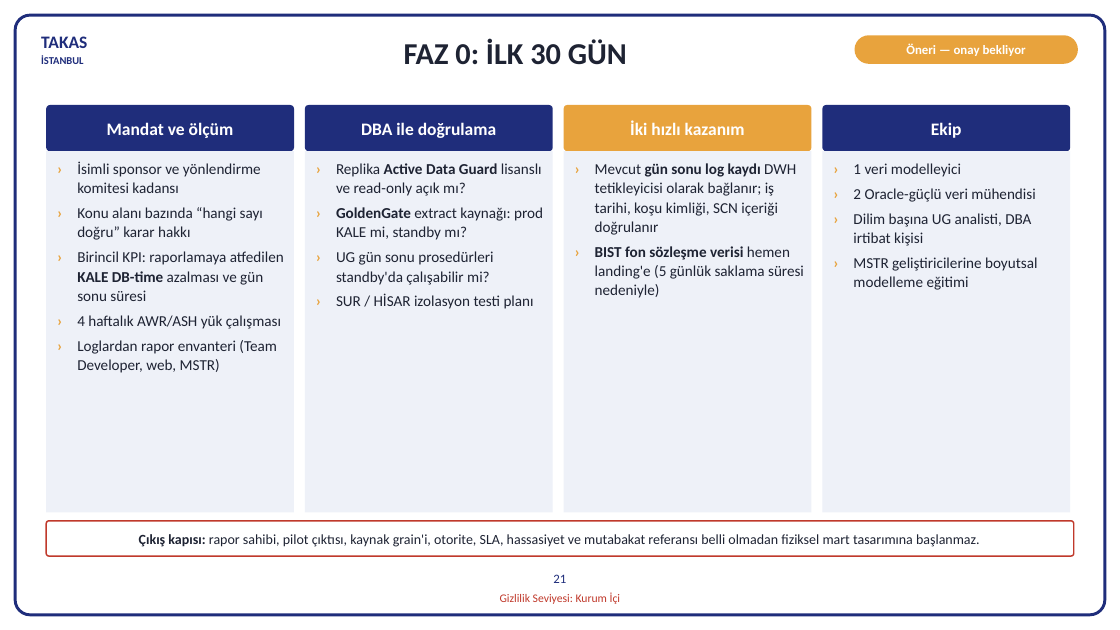
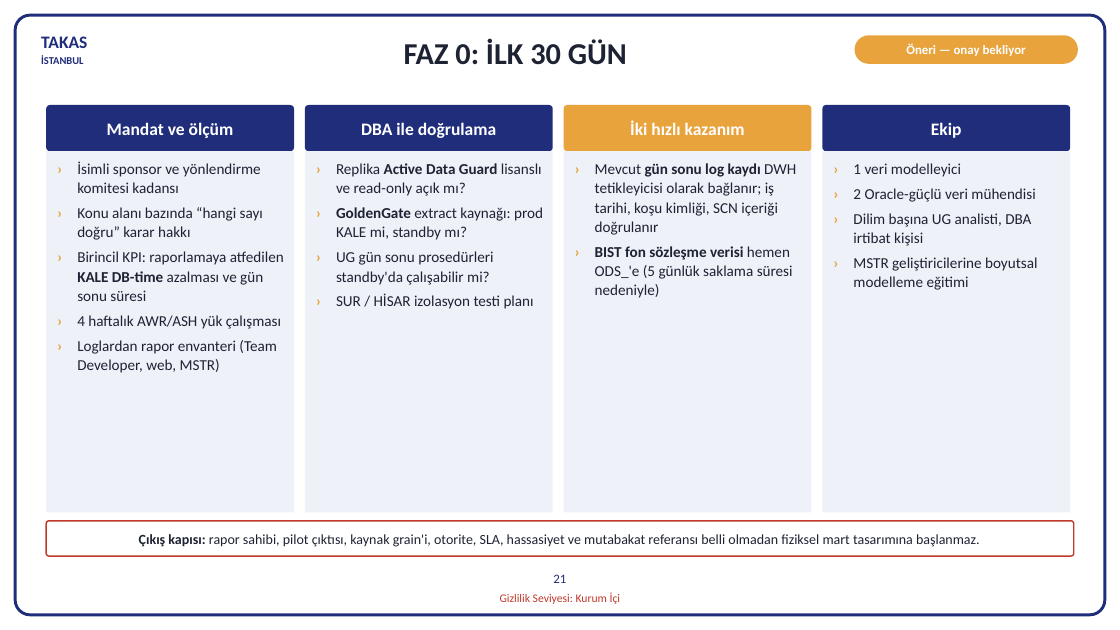
Before and after one commit to hanifidemirel0/Cursor-Projects, a slide deck: slide 21 of outputs/dwh-sunum-kasim-2026/5 - DWHSunum_Kasim2026.pptx. Drawn at 1120x630 pixels with LibreOffice and Linux fonts; fonts in the diff are those of the drawing. Boxes give left, top, right and bottom in pixels: in the first picture for what was removed or moved away, otherwise in the second. Text is boxed around its words. In the diff, an @@ line names an element or a change of style, - is before the commit and + after.

```diff
--- a/outputs/dwh-sunum-kasim-2026/5 - DWHSunum_Kasim2026.pptx
+++ b/outputs/dwh-sunum-kasim-2026/5 - DWHSunum_Kasim2026.pptx
@@ text at [595, 246, 793, 298]: text changed @@
-› BIST fon sözleşme verisi hemen landing'e (5 günlük saklama süresi nedeniyle)
+› BIST fon sözleşme verisi hemen ODS_'e (5 günlük saklama süresi nedeniyle)
```
Also in this commit, not shown: 6 other slides changed, 9 other files.
